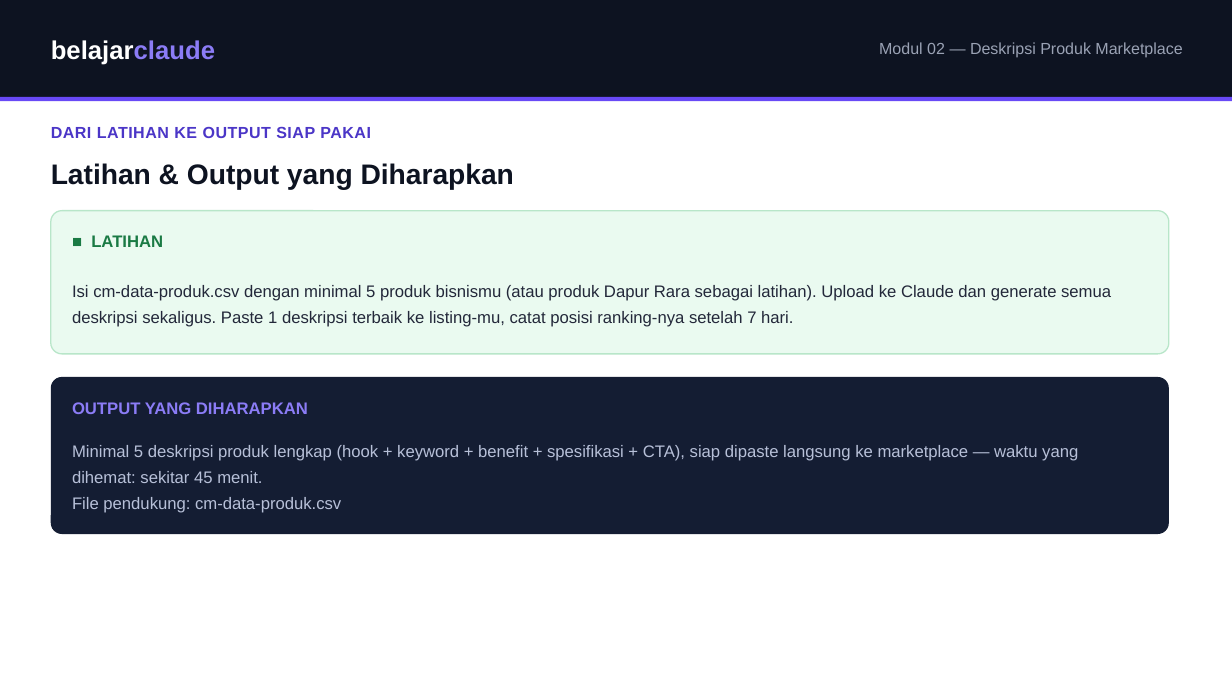
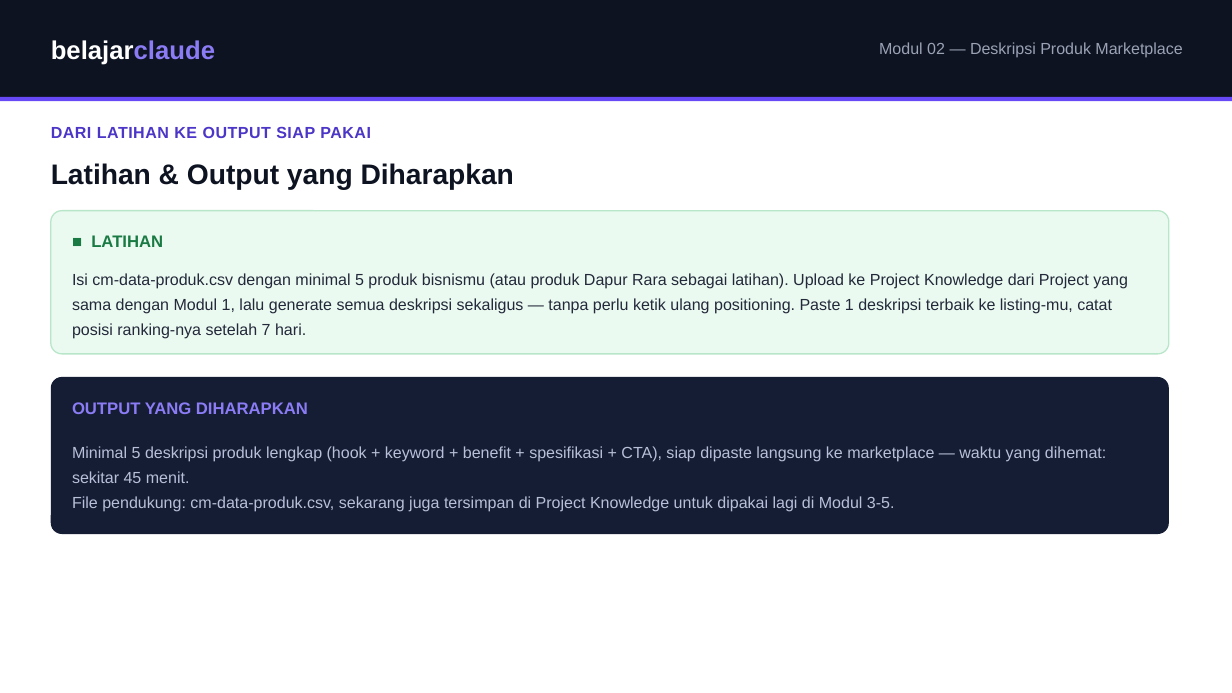
Before and after one commit to juliautomo/belajar-claude, a slide deck: slide 5 of Content-Marketing/M02-Deskripsi-Produk/K3-M02-Deskripsi-Produk.pptx. Drawn at 1232x693 pixels with LibreOffice and Linux fonts; fonts in the diff are those of the drawing. Boxes give left, top, right and bottom in pixels: in the first picture for what was removed or moved away, otherwise in the second. Text is boxed around its words. In the diff, an @@ line names an element or a change of style, - is before the commit and + after.

Commit message:
M02: use Project Knowledge for product catalog continuity (positioning M1 + katalog M2 both auto-carry to M3-5); ripple fix to M3; update PPTX + outline xlsx to match

```diff
--- a/Content-Marketing/M02-Deskripsi-Produk/K3-M02-Deskripsi-Produk.pptx
+++ b/Content-Marketing/M02-Deskripsi-Produk/K3-M02-Deskripsi-Produk.pptx
@@ text at (72,273,1128,339): text changed; size 13 to 12.5 pt @@
-Isi cm-data-produk.csv dengan minimal 5 produk bisnismu (atau produk Dapur Rara sebagai latihan). Upload ke Claude dan generate semua deskripsi sekaligus. Paste 1 deskripsi terbaik ke listing-mu, catat posisi ranking-nya setelah 7 hari.
+Isi cm-data-produk.csv dengan minimal 5 produk bisnismu (atau produk Dapur Rara sebagai latihan). Upload ke Project Knowledge dari Project yang sama dengan Modul 1, lalu generate semua deskripsi sekaligus — tanpa perlu ketik ulang positioning. Paste 1 deskripsi terbaik ke listing-mu, catat posisi ranking-nya setelah 7 hari.
@@ text at (72,446,1106,483): size 13 to 12.5 pt in "Minimal 5 deskripsi produk lengkap (hook + ..." @@
@@ text at (72,496,895,512): text changed; size 13 to 12.5 pt @@
-File pendukung: cm-data-produk.csv
+File pendukung: cm-data-produk.csv, sekarang juga tersimpan di Project Knowledge untuk dipakai lagi di Modul 3-5.
```
Also in this commit, not shown: 3 other slides changed, 2 other files.
